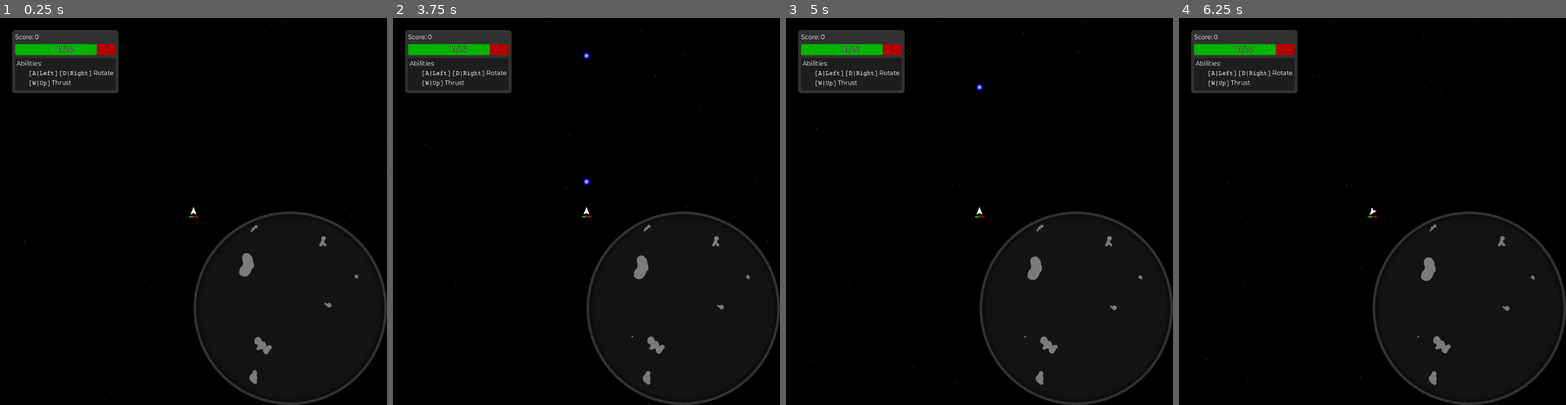
Above: before the commit, frames 1-4 (left to right).
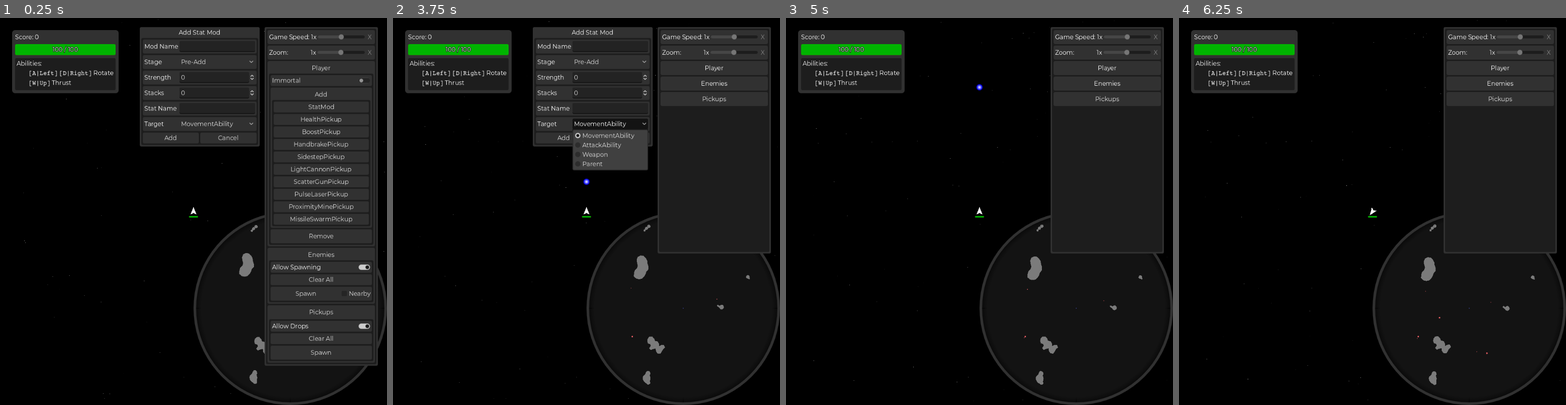
Above: after the commit, the same moments.

Repository: Trantarius/ArcadeGame
Game: Godot game, scene res://main.tscn
Two runs of this game, one before a commit and one after it. Both use one fixed random seed, a clock stepped at 60 frames per second and the inputs below.
Inputs (mouse positions are in pixels of both pictures, inside the frame that each line leads up to):
- Up to frame 1 (0.25 s): no input
- Up to frame 2 (3.75 s): click (714, 68) at 0.5 s, where only the run after the commit has a clickable "Player"; click (714, 83) at 1.25 s, where only the run after the commit has a clickable "Enemies"; click (714, 99) at 2 s, where only the run after the commit has a clickable "Pickups"; click (609, 60) at 2.75 s, where only the run after the commit has a clickable "Pre-Add"; click (609, 122) at 3.5 s, where only the run after the commit has a clickable "MovementAbility"
- Up to frame 3 (5 s): click (956, 137) at 4.25 s, where only the run after the commit has a clickable "Add"
- Up to frame 4 (6.25 s): tap Enter at 5 s; move the mouse to (1457, 192) at 5.02 s; hold D (right) 5.03-5.75 s; tap Space (attack_ability) at 5.1 s; click (1457, 192) at 5.17 s; drag from (1295, 230) to (1372, 211) at 5.77 s

The runs differ from the first frame. In frame 1, 33% of the frame differs, in the area x 13-98%, y 2-90%; in frame 2, 25%; in frame 3, 15%; in frame 4, 15%.
Error before the commit: Invalid call. Nonexistent function 'get_value' in base 'Nil'. (res://classes/Actor.gd:107)
Error after the commit: Invalid type in utility function "is_equal_approx()". Cannot convert argument 2 from Object to float. (res://ui/world/health_bar.gd:14)

Commit message:
fix enemy _init

Diff:
--- a/enemies/broadside/broadside.gd
+++ b/enemies/broadside/broadside.gd
@@ -20,6 +20,7 @@
 var body:RigidBody2D
 
 func _init()->void:
+	super()
 	body = $'.'
 
 func _ready() -> void:
--- a/enemies/hornet/hornet.gd
+++ b/enemies/hornet/hornet.gd
@@ -22,6 +22,7 @@
 var charging_shot:Projectile
 
 func _init()->void:
+	super()
 	body = $'.'
 
 func _ready()->void:
--- a/enemies/shield_bearer/shield_bearer.gd
+++ b/enemies/shield_bearer/shield_bearer.gd
@@ -31,6 +31,7 @@
 var fire_stage:int = STAGE_COOLDOWN
 
 func _init()->void:
+	super()
 	body = $'.'
 
 func _ready()->void:
--- a/enemies/spiky/Spiky.gd
+++ b/enemies/spiky/Spiky.gd
@@ -9,6 +9,7 @@
 const max_thrust:float = 200
 
 func _init()->void:
+	super()
 	body = $'.'
 
 func _ready()->void:
--- a/main.tscn
+++ b/main.tscn
@@ -1,6 +1,7 @@
-[gd_scene load_steps=25 format=3 uid="uid://gvye6ccvjd55"]
+[gd_scene load_steps=32 format=3 uid="uid://gvye6ccvjd55"]
 
 [ext_resource type="PackedScene" uid="uid://crylwoyahw6go" path="res://ui/info_panel.tscn" id="2_8k6rt"]
+[ext_resource type="Script" path="res://classes/Stat.gd" id="2_bfb8h"]
 [ext_resource type="PackedScene" uid="uid://d3ek2vmqvfst3" path="res://abilities/weapon/light_cannon/light_cannon.tscn" id="2_dqgwh"]
 [ext_resource type="PackedScene" uid="uid://b4v2b4cphju7v" path="res://ui/debug_menu.tscn" id="3_bx4mw"]
 [ext_resource type="PackedScene" uid="uid://ccgupredk0a3f" path="res://player/player.tscn" id="3_d6lla"]
@@ -25,11 +26,71 @@
 [ext_resource type="PackedScene" uid="uid://dhkxc6mxsom3a" path="res://abilities/attack/proximity_mine/proximity_mine_pickup.tscn" id="16_w24yk"]
 [ext_resource type="PackedScene" uid="uid://7eaqj1u8klbj" path="res://abilities/attack/missile_swarm/missile_swarm_pickup.tscn" id="18_qaimk"]
 
+[sub_resource type="Resource" id="Resource_6krrj"]
+resource_local_to_scene = true
+script = ExtResource("2_bfb8h")
+use_min_value = true
+use_max_value = false
+base = 100.0
+round_mode = 0
+min_value = 1.0
+
+[sub_resource type="Resource" id="Resource_14si3"]
+resource_local_to_scene = true
+script = ExtResource("2_bfb8h")
+use_min_value = true
+use_max_value = false
+base = 3.0
+round_mode = 0
+min_value = 0.0
+
+[sub_resource type="Resource" id="Resource_qbk6m"]
+resource_local_to_scene = true
+script = ExtResource("2_bfb8h")
+use_min_value = true
+use_max_value = false
+base = 10.0
+round_mode = 0
+min_value = 0.0
+
+[sub_resource type="Resource" id="Resource_vfmdl"]
+resource_local_to_scene = true
+script = ExtResource("2_bfb8h")
+use_min_value = true
+use_max_value = false
+base = 1.0
+round_mode = 4
+min_value = 1.0
+
+[sub_resource type="Resource" id="Resource_tvbhd"]
+resource_local_to_scene = true
+script = ExtResource("2_bfb8h")
+use_min_value = true
+use_max_value = false
+base = 1000.0
+round_mode = 0
+min_value = 0.0
+
+[sub_resource type="Resource" id="Resource_l81r3"]
+resource_local_to_scene = true
+script = ExtResource("2_bfb8h")
+use_min_value = true
+use_max_value = false
+base = 8.0
+round_mode = 0
+min_value = 1.0
+
 [node name="Main" type="Node"]
 
 [node name="Player" parent="." instance=ExtResource("3_d6lla")]
+max_health = SubResource("Resource_6krrj")
 
 [node name="LightCannon" parent="Player" instance=ExtResource("2_dqgwh")]
+fire_rate = SubResource("Resource_14si3")
+damage = SubResource("Resource_qbk6m")
+projectile_count = SubResource("Resource_vfmdl")
+projectile_speed = SubResource("Resource_tvbhd")
+projectile_size = SubResource("Resource_l81r3")
 
 [node name="EnemySpawner" type="Node" parent="."]
 script = ExtResource("6_xg0x2")
@@ -82,12 +143,3 @@
 offset_bottom = 0.0
 
 [node name="DebugMenu" parent="UILayer" instance=ExtResource("3_bx4mw")]
-visible = false
-anchors_preset = 1
-anchor_left = 1.0
-anchor_right = 1.0
-offset_left = -332.0
-offset_top = 32.0
-offset_right = -32.0
-offset_bottom = 475.0
-grow_horizontal = 0
--- a/player/player.tscn
+++ b/player/player.tscn
@@ -1,14 +1,24 @@
-[gd_scene load_steps=17 format=3 uid="uid://ccgupredk0a3f"]
+[gd_scene load_steps=19 format=3 uid="uid://ccgupredk0a3f"]
 
 [ext_resource type="Script" path="res://player/Player.gd" id="1_n287t"]
 [ext_resource type="Script" path="res://player/camera.gd" id="2_ccbte"]
 [ext_resource type="Shader" path="res://visual_effects/rocket_particles.gdshader" id="2_cdxa1"]
+[ext_resource type="Script" path="res://classes/Stat.gd" id="2_cki3a"]
 [ext_resource type="Script" path="res://classes/Interpolator.gd" id="2_kqvhg"]
 [ext_resource type="Shader" path="res://visual_effects/ambientparticles.gdshader" id="5_u0w6i"]
 [ext_resource type="Script" path="res://classes/HitBox.gd" id="6_5eri6"]
 
 [sub_resource type="PhysicsMaterial" id="PhysicsMaterial_tuyrf"]
 bounce = 0.5
+
+[sub_resource type="Resource" id="Resource_va1n6"]
+resource_local_to_scene = true
+script = ExtResource("2_cki3a")
+use_min_value = true
+use_max_value = false
+base = 100.0
+round_mode = 0
+min_value = 1.0
 
 [sub_resource type="CanvasItemMaterial" id="CanvasItemMaterial_3i2nj"]
 blend_mode = 1
@@ -71,7 +81,7 @@
 max_linear_speed = 800.0
 max_thrust = 250.0
 max_torque = 300.0
-max_health = 100.0
+max_health = SubResource("Resource_va1n6")
 radius = 8.0
 
 [node name="Interpolator" type="Node2D" parent="."]
--- /dev/null
+++ b/test/projectile_test.tscn
@@ -0,0 +1,174 @@
+[gd_scene load_steps=17 format=3 uid="uid://5siqut2ormfj"]
+
+[ext_resource type="PackedScene" uid="uid://ccgupredk0a3f" path="res://player/player.tscn" id="1_4dbea"]
+[ext_resource type="Script" path="res://classes/Stat.gd" id="2_ktr7o"]
+[ext_resource type="PackedScene" uid="uid://d3ek2vmqvfst3" path="res://abilities/weapon/light_cannon/light_cannon.tscn" id="3_y280g"]
+[ext_resource type="PackedScene" uid="uid://d4epik40543it" path="res://enemies/hornet/hornet.tscn" id="4_j20x2"]
+[ext_resource type="Script" path="res://classes/StatMod.gd" id="5_xly35"]
+[ext_resource type="Script" path="res://ui/world/HitNumberSpawner.gd" id="6_bx35c"]
+
+[sub_resource type="Resource" id="Resource_rpv7a"]
+resource_local_to_scene = true
+script = ExtResource("2_ktr7o")
+use_min_value = true
+use_max_value = false
+base = 100.0
+round_mode = 0
+min_value = 1.0
+
+[sub_resource type="Resource" id="Resource_ul66q"]
+resource_local_to_scene = true
+script = ExtResource("2_ktr7o")
+use_min_value = true
+use_max_value = false
+base = 3.0
+round_mode = 0
+min_value = 0.0
+
+[sub_resource type="Resource" id="Resource_3e6w4"]
+resource_local_to_scene = true
+script = ExtResource("2_ktr7o")
+use_min_value = true
+use_max_value = false
+base = 10.0
+round_mode = 0
+min_value = 0.0
+
+[sub_resource type="Resource" id="Resource_l75r5"]
+resource_local_to_scene = true
+script = ExtResource("2_ktr7o")
+use_min_value = true
+use_max_value = false
+base = 1.0
+round_mode = 4
+min_value = 1.0
+
+[sub_resource type="Resource" id="Resource_bg7vh"]
+resource_local_to_scene = true
+script = ExtResource("2_ktr7o")
+use_min_value = true
+use_max_value = false
+base = 1000.0
+round_mode = 0
+min_value = 0.0
+
+[sub_resource type="Resource" id="Resource_k66el"]
+resource_local_to_scene = true
+script = ExtResource("2_ktr7o")
+use_min_value = true
+use_max_value = false
+base = 8.0
+round_mode = 0
+min_value = 1.0
+
+[sub_resource type="Resource" id="Resource_s23um"]
+resource_local_to_scene = true
+script = ExtResource("2_ktr7o")
+use_min_value = true
+use_max_value = false
+base = 50.0
+round_mode = 0
+min_value = 1.0
+
+[sub_resource type="Resource" id="Resource_l7tg3"]
+resource_local_to_scene = true
+script = ExtResource("2_ktr7o")
+use_min_value = true
+use_max_value = false
+base = 50.0
+round_mode = 0
+min_value = 0.0
+
+[sub_resource type="Resource" id="Resource_dyid4"]
+resource_local_to_scene = true
+script = ExtResource("2_ktr7o")
+use_min_value = true
+use_max_value = false
+base = 50.0
+round_mode = 0
+min_value = 0.0
+
+[sub_resource type="Resource" id="Resource_tq0w8"]
+resource_local_to_scene = true
+script = ExtResource("2_ktr7o")
+use_min_value = true
+use_max_value = false
+base = 50.0
+round_mode = 0
+min_value = 0.0
+
+[node name="ProjectileTest" type="Control"]
+layout_mode = 3
+anchors_preset = 15
+anchor_right = 1.0
+anchor_bottom = 1.0
+grow_horizontal = 2
+grow_vertical = 2
+
+[node name="Player" parent="." instance=ExtResource("1_4dbea")]
+max_health = SubResource("Resource_rpv7a")
+
+[node name="LightCannon" parent="Player" instance=ExtResource("3_y280g")]
+fire_rate = SubResource("Resource_ul66q")
+damage = SubResource("Resource_3e6w4")
+projectile_count = SubResource("Resource_l75r5")
+projectile_speed = SubResource("Resource_bg7vh")
+projectile_size = SubResource("Resource_k66el")
+
+[node name="StatMod" type="Node" parent="Player"]
+script = ExtResource("5_xly35")
+mod_name = &"debug_max_health"
+strength = 1e+07
+stat_name = &"max_health"
+target = 3
+
+[node name="Hornet" parent="." instance=ExtResource("4_j20x2")]
+position = Vector2(-2, -262)
+max_health = SubResource("Resource_s23um")
+
+[node name="StatMod" type="Node" parent="Hornet"]
+script = ExtResource("5_xly35")
+mod_name = &"debug_max_health"
+strength = 1e+07
+stat_name = &"max_health"
+target = 3
+
+[node name="Hornet2" parent="." instance=ExtResource("4_j20x2")]
+position = Vector2(292, -207)
+max_health = SubResource("Resource_l7tg3")
+
+[node name="StatMod" type="Node" parent="Hornet2"]
+script = ExtResource("5_xly35")
+mod_name = &"debug_max_health"
+strength = 1e+07
+stat_name = &"max_health"
+target = 3
+
+[node name="Hornet3" parent="." instance=ExtResource("4_j20x2")]
+position = Vector2(400, 87)
+max_health = SubResource("Resource_dyid4")
+
+[node name="StatMod" type="Node" parent="Hornet3"]
+script = ExtResource("5_xly35")
+mod_name = &"debug_max_health"
+strength = 1e+07
+stat_name = &"max_health"
+target = 3
+
+[node name="Hornet4" parent="." instance=ExtResource("4_j20x2")]
+position = Vector2(134, 324)
+max_health = SubResource("Resource_tq0w8")
+
+[node name="StatMod" type="Node" parent="Hornet4"]
+script = ExtResource("5_xly35")
+mod_name = &"debug_max_health"
+strength = 1e+07
+stat_name = &"max_health"
+target = 3
+
+[node name="Node" type="Node" parent="."]
+script = ExtResource("6_bx35c")
+enable_on_player = true
+player_color = Color(0.803922, 0.254902, 0.286275, 1)
+enable_on_enemy = true
+enemy_color = Color(0.4, 0.403922, 0.968627, 1)
